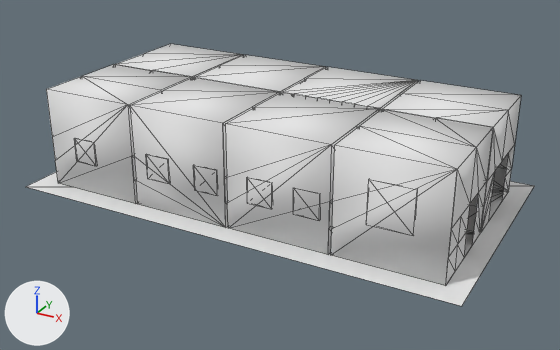
Two versions of the OBJ model Computer Graphics Project/models/museumTri.obj, one commit apart.
The view is the same before and after, from a 50 mm lens placed at (4.01, -13.63, 7.57), pointed at (-2.76, -1.33, 1.42). Arrows for +X, +Y and +Z are at lower left; the lights stay in place. Mesh edges are drawn as thin lines. Where no turn or scale is listed for an object, it has been applied to the vertices. Vertices at the same position are counted once.

The older version as bpy lines, for what is in view:
```python
me_museumtri = bpy.data.meshes.new('museumTri')
me_museumtri.from_pydata(...)  # 463 vertices, 754 faces; spans x -7.39..1.61, y -3.59..1.41, z 1.04..3.05
me_museumtri.materials.append(mat_material_0)  # white #e7e7e7
me_museumtri.materials.append(mat_material_1)  # white #e7e7e7
me_museumtri.materials.append(mat_material_2)  # white #e7e7e7
me_museumtri.materials.append(mat_material_3)  # white #e7e7e7
me_museumtri.materials.append(mat_material_4)  # white #e7e7e7
me_museumtri.materials.append(mat_material_5)  # white #e7e7e7
me_museumtri.materials.append(mat_material_6)  # white #e7e7e7
me_museumtri.materials.append(mat_material_7)  # white #e7e7e7
me_museumtri.materials.append(mat_material_8)  # white #e7e7e7
me_museumtri.materials.append(mat_material_9)  # white #e7e7e7
me_museumtri.materials.append(mat_material_10)  # white #e7e7e7
me_museumtri.materials.append(mat_material_11)  # white #e7e7e7
me_museumtri.materials.append(mat_material_12)  # white #e7e7e7
ob_museumtri = bpy.data.objects.new('museumTri', me_museumtri)
ob_museumtri.location = (0.0, 0.0, 0.0)
```
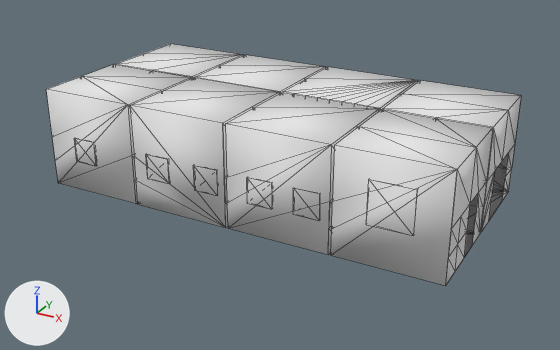
The change, as a diff of the scene's bpy script:
```diff
--- a/Computer Graphics Project/models/museumTri.obj.py
+++ b/Computer Graphics Project/models/museumTri.obj.py
@@ me_museumtri @@
 me_museumtri.from_pydata(...)  # 463 vertices, 754 faces; spans x -7.39..1.61, y -3.59..1.41, z 1.04..3.05
 # used by ob_museumtri; location = (0.0, 0.0, 0.0)
+# me_museumtri part 1: the loose piece of 4 vertices spanning x -7.39..1.61, y -3.59..1.41, z 1.04 is deleted
 me_museumtri.materials.append(mat_material_0)
@@ me_museumtri @@
 me_museumtri.materials.append(mat_material_10)
-me_museumtri.materials.append(mat_material_11)  # white #e7e7e7
 me_museumtri.materials.append(mat_material_12)
```

What differs and where, as boxes [x1, y1, x2, y2] in the pictures (560 x 350 px):
'museumTri', reshaped (6% narrower, 8% shorter): before [26, 44, 534, 306]; after [46, 44, 521, 286]
part 1 of me_museumtri, deleted: before [26, 172, 534, 306]
